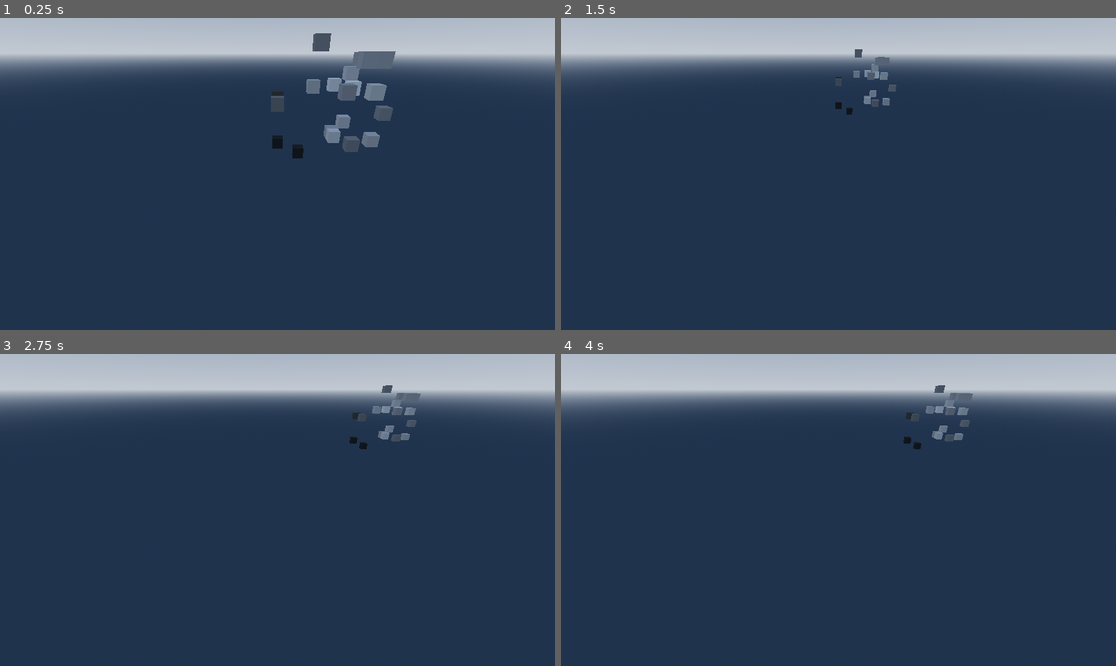
Above: before the commit, frames 1-4 (two rows, left to right).
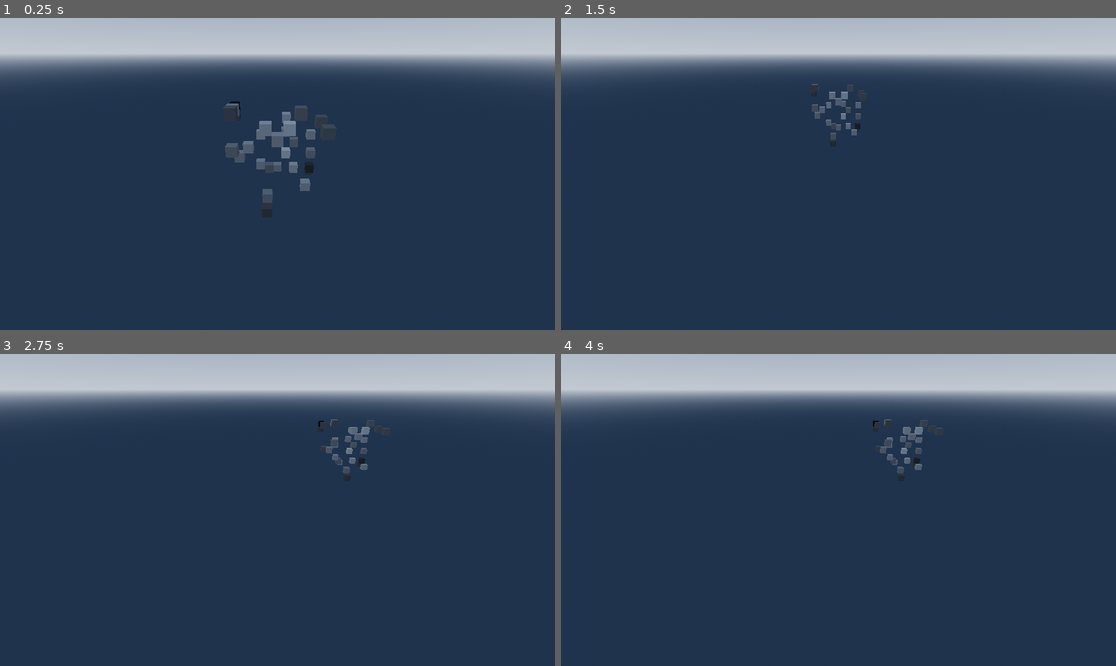
Above: after the commit, the same moments.

Repository: esterlein/waveworm-view
Game: Godot game, scene res://scenes/space.tscn
Two runs of this game, one before a commit and one after it. Both use one fixed random seed, a clock stepped at 60 frames per second and the inputs below.
Inputs (mouse positions are in pixels of both pictures, inside the frame that each line leads up to):
- Up to frame 1 (0.25 s): no input
- Up to frame 2 (1.5 s): move the mouse to (960, 158) at 0.52 s; hold S (cam_backward) 0.53-1.28 s; move the mouse to (727, 189) at 1.27 s; tap W (cam_forward) at 1.35 s
- Up to frame 3 (2.75 s): tap Enter at 2 s; move the mouse to (333, 441) at 2.02 s; hold A (cam_left) from 2.03 s (still down)
- Up to frame 4 (4 s): move the mouse to (810, 572) at 2.77 s; release A (cam_left) at 2.78 s; tap Middle mouse button (cam_move) at 2.85 s; move the mouse to (1005, 556) at 3.52 s; hold D (cam_right) from 3.53 s (still down)

The runs differ from the first frame. In frame 1, 3.5% of the frame differs, in the area x 40-72%, y 4-64%; in frame 2, 0.8%; in frame 3, 1.0%; in frame 4, 1.0%.

Commit message:
fix form pos

Diff:
--- a/scripts/form/form.gd
+++ b/scripts/form/form.gd
@@ -2,7 +2,7 @@
 extends Node3D
 
 
-@export var dims := Vector3i(10, 10, 5)
+@export var dims := Vector3i(10, 10, 10)
 @export var noise: float = 1.0
 @export var strength: int = 10
 @export var density: int = 10
@@ -25,17 +25,19 @@
 	seed(random_seed)
 
 	caster = FieldCaster.new(dims, noise, strength, density, sparsity)
+	var mtx: Mtx3Dv = caster.mtx_probe
 
 	for x in range(self.dims.x):
 		for y in range(self.dims.y):
 			for z in range(self.dims.z):
 				var pos := Vector3i(x, y, z)
-				var val: Variant = caster.mtx_probe.getV(pos)
+				var val: Variant = mtx.getV(pos)
 
 				if is_nan(val):
 					continue
 
 				var fcube := FCube.new(val)
-				fcube.position = pos
+				var offset := Vector3(mtx.dims().x / 2.0, mtx.dims().y / 2.0, mtx.dims().z / 2.0)
+				fcube.position = Vector3(pos) - offset
 
 				add_child(fcube)
